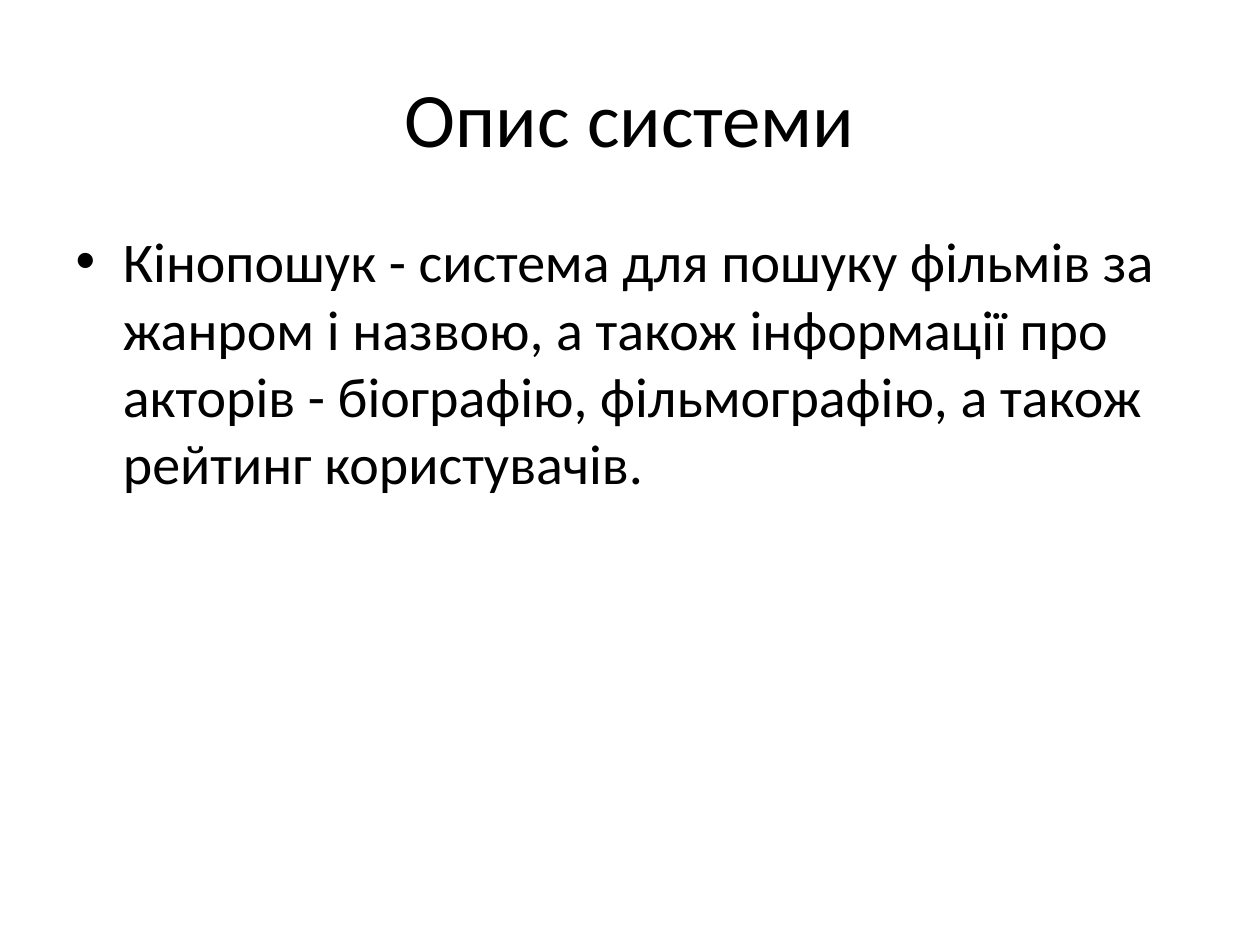
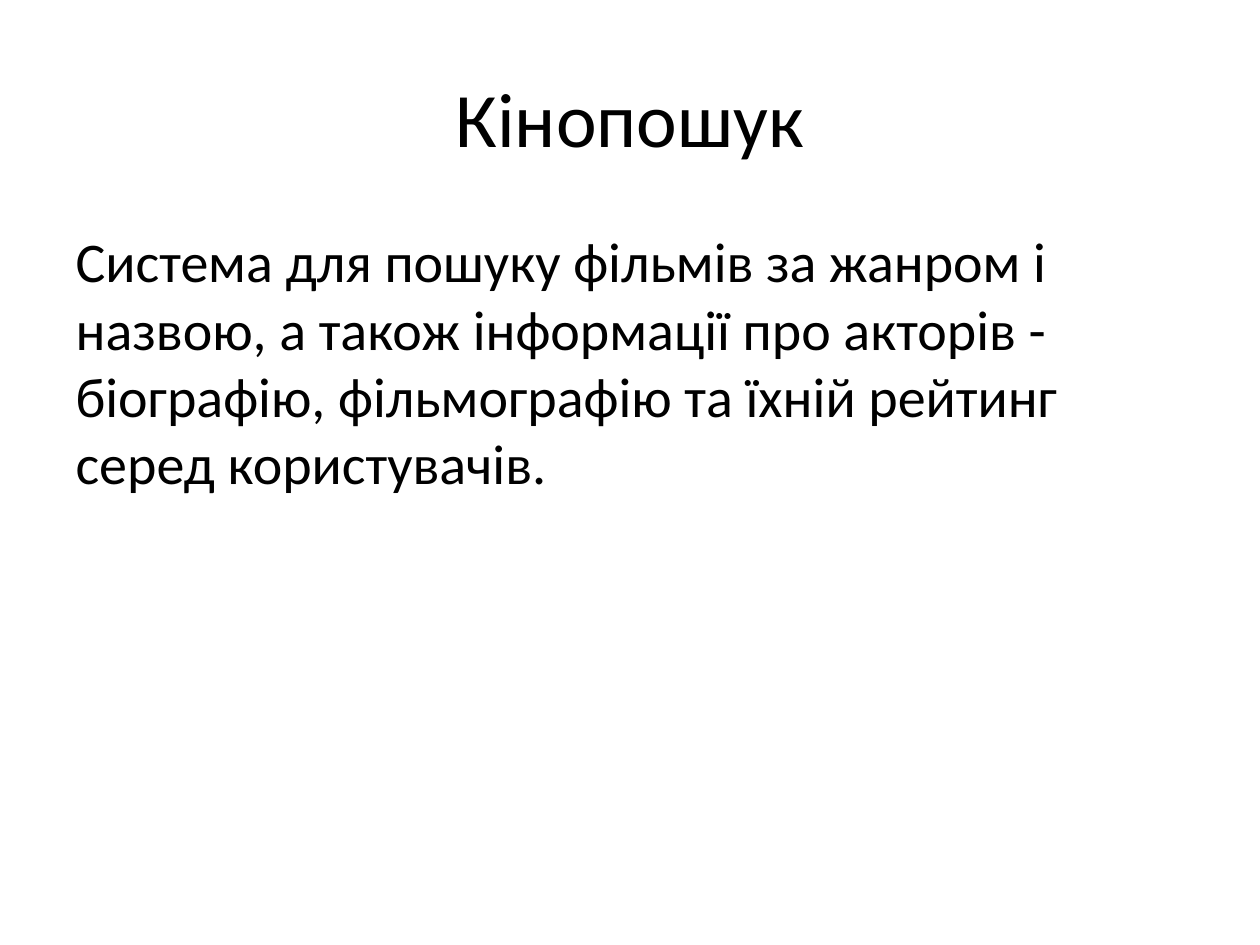
Before and after one commit to Volwerston/pps_i31_2018_Movie_Search, a slide deck: slide 3 of docs/Кінопошук.pptx. Drawn at 1260x945 pixels with LibreOffice and Linux fonts; fonts in the diff are those of the drawing. Boxes give left, top, right and bottom in pixels: in the first picture for what was removed or moved away, otherwise in the second. Text is boxed around its words. In the diff, an @@ line names an element or a change of style, - is before the commit and + after.

```diff
--- a/docs/Кінопошук.pptx
+++ b/docs/Кінопошук.pptx
@@ title at [456,94,804,160]: text changed @@
-Опис системи
+Кінопошук
@@ text at [76,243,1057,494]: text changed @@
-• Кінопошук - система для пошуку фільмів за жанром і назвою, а також інформації про акторів - біографію, фільмографію, а також рейтинг користувачів.
+Система для пошуку фільмів за жанром і назвою, а також інформації про акторів - біографію, фільмографію та їхній рейтинг серед користувачів.
```
Also in this commit, not shown: 2 other files.
